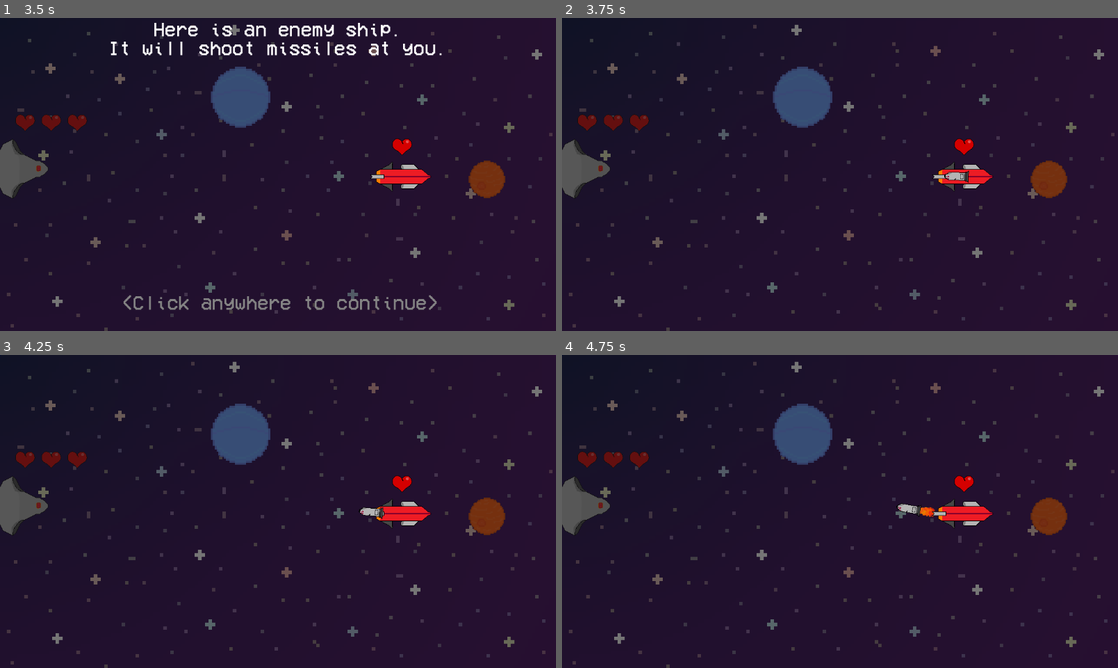
Above: before the commit, frames 1-4 (two rows, left to right).
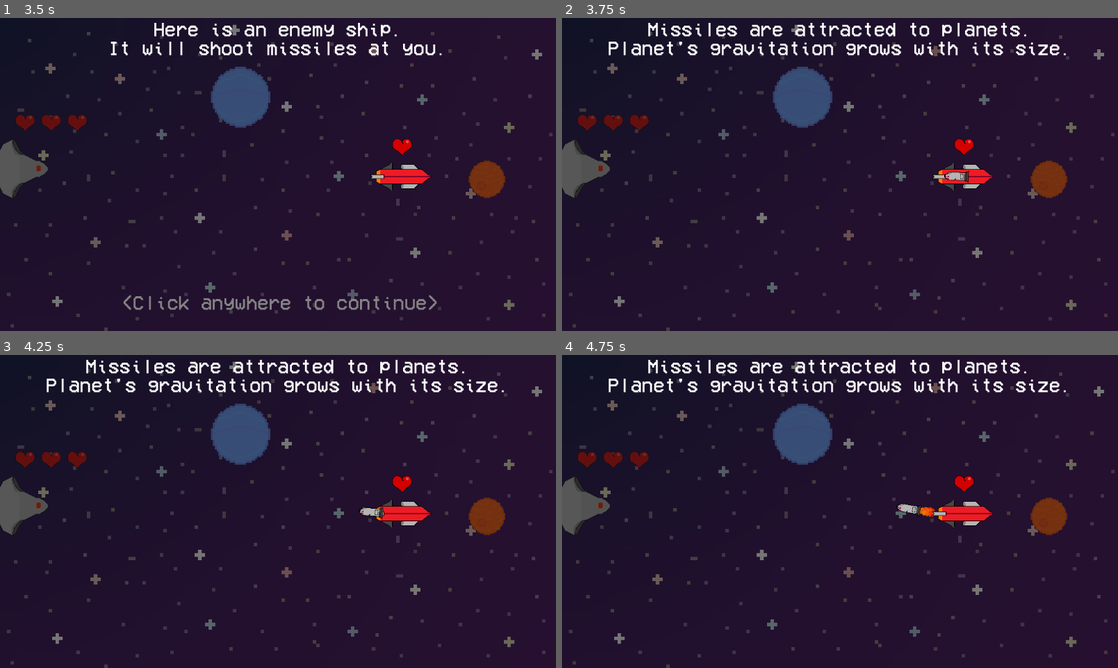
Above: after the commit, the same moments.

Repository: farkon00/GMTK2024
Game: Godot game, scene res://Main.tscn
Two runs of this game, one before a commit and one after it. Both use one fixed random seed, a clock stepped at 60 frames per second and the inputs below. Sound files missing from this copy of the repository are replaced by a short silence.
Inputs (mouse positions are in pixels of both pictures, inside the frame that each line leads up to):
- Up to frame 1 (3.5 s): click "Play" at 0.5 s; click "1" at 1.25 s; tap Enter at 2, 2.75 s; move the mouse to (400, 158) at 2.02 s; click (400, 158) at 2.17 s; move the mouse to (166, 190) at 2.77 s; click (166, 190) at 2.92 s
- Up to frame 2 (3.75 s): tap Enter at 3.5 s; move the mouse to (895, 105) at 3.52 s; click (895, 105) at 3.67 s
- Up to frame 3 (4.25 s): no input
- Up to frame 4 (4.75 s): move the mouse to (812, 574) at 4.27 s; click (812, 574) at 4.42 s

Frame 1 is identical in both runs. In frame 2, 2.3% of the frame differs, in the area x 8-91%, y 1-12%; in frame 3, 2.3%; in frame 4, 2.3%.

Commit message:
bring back accidentally removed text

Diff:
--- a/Levels/tutorial.tscn
+++ b/Levels/tutorial.tscn
@@ -111,6 +111,8 @@
 offset_bottom = 131.638
 theme = ExtResource("5_nsmdf")
 theme_override_font_sizes/font_size = 40
+text = "Missiles are attracted to planets.
+Planet's gravitation grows with its size."
 horizontal_alignment = 1
 
 [node name="PlanetsLabel" type="Label" parent="TutorialManager/Panel"]
